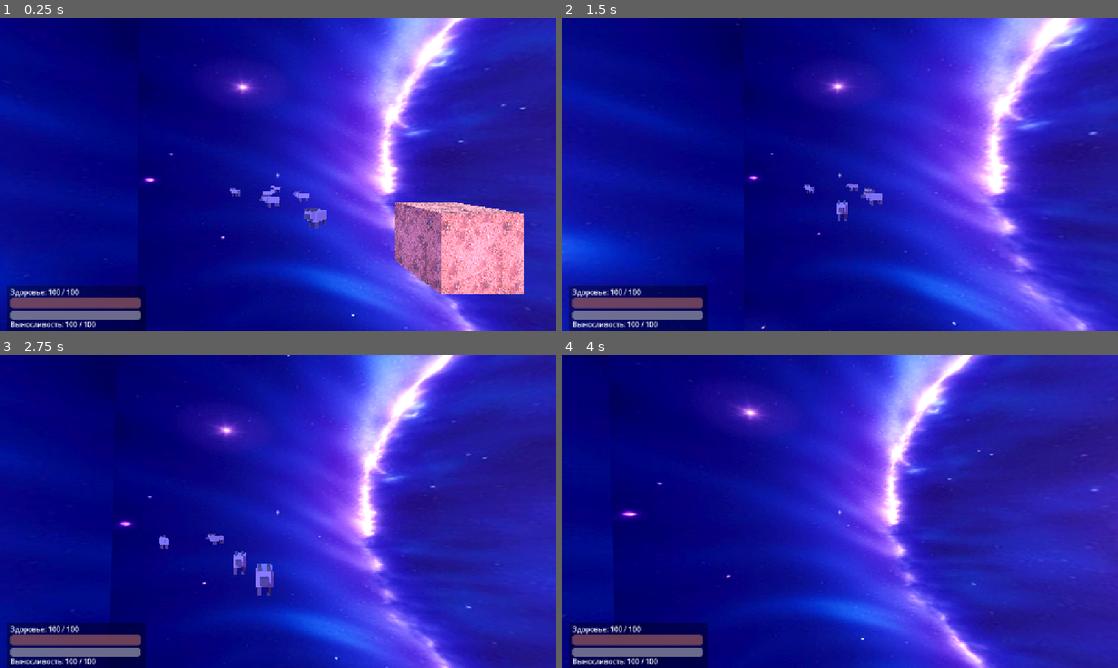
Above: before the commit, frames 1-4 (two rows, left to right).
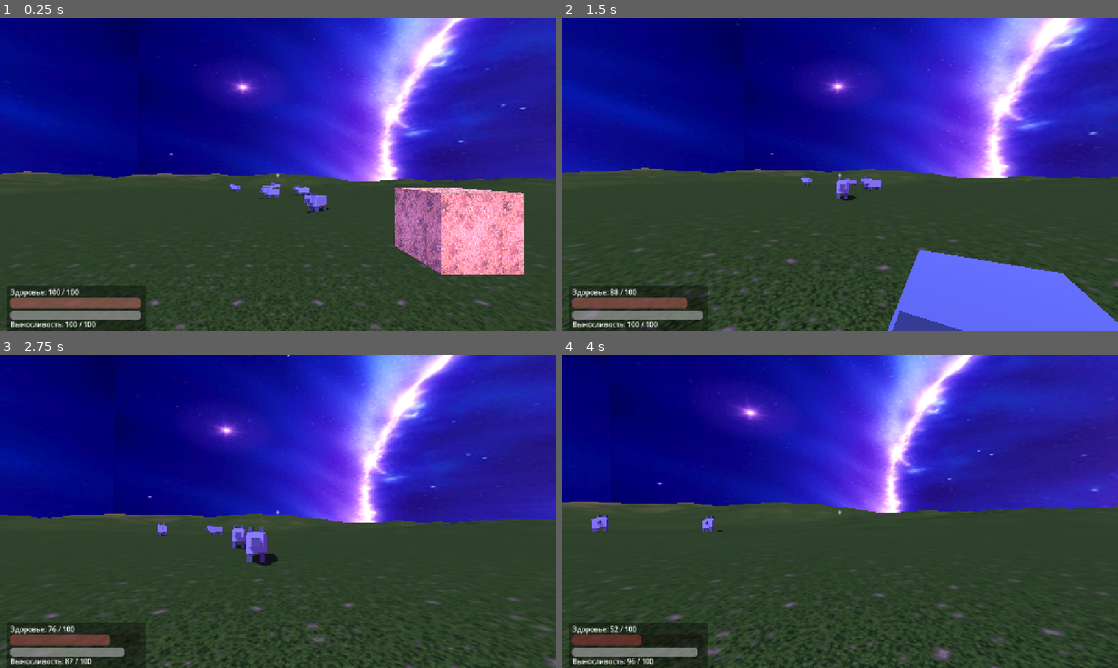
Above: after the commit, the same moments.

Repository: GnomixUltra/ProjectRPGnome
Game: Godot game, scene res://scenes/main.tscn
The game is run twice, just before and just after one commit, with the same random seed, the same clock (stepped at 60 frames per second) and the same inputs.
Inputs (mouse positions are in pixels of both pictures, inside the frame that each line leads up to):
- Up to frame 1 (0.25 s): no input
- Up to frame 2 (1.5 s): tap Enter at 0.5, 1.35 s; move the mouse to (867, 174) at 0.52 s; hold Shift (sprint) 0.53-1.28 s; hold W (move_forward) from 0.53 s (still down); tap Space (jump) at 0.77 s; move the mouse to (812, 174) at 1.27 s
- Up to frame 3 (2.75 s): keep holding W (move_forward); tap Space (jump) at 1.52 s; move the mouse to (289, 505) at 2.02 s; hold Shift (sprint) from 2.03 s (still down)
- Up to frame 4 (4 s): keep holding W (move_forward); move the mouse to (834, 517) at 2.77 s; release Shift (sprint) at 2.78 s; tap Enter at 2.85 s; tap Space (jump) at 3.02, 3.77 s; move the mouse to (878, 514) at 3.52 s; hold Shift (sprint) from 3.53 s (still down)

The runs differ from the first frame. In frame 1, 47% of the frame differs, in the area x 0-100%, y 48-100%; in frame 2, 50%; in frame 3, 48%; in frame 4, 51%, in the area x 0-100%, y 46-100%.
Error before the commit: Parse Error: Cannot infer the type of "fx" variable because the value doesn't have a set type. (res://scripts/terrain.gd:226)

Commit message:
Fix terrain not loading: explicit float casts in noise funcs, deferred add_child for collision and wolves

Diff:
--- a/game/scripts/terrain.gd
+++ b/game/scripts/terrain.gd
@@ -120,7 +120,9 @@
 	if shape_node == null:
 		shape_node = CollisionShape3D.new()
 		shape_node.name = "TerrainCollision"
-		body.add_child(shape_node)
+		# call_deferred: _ready может выполняться, когда parent ещё в фазе setup
+		# (иначе add_child падает с ошибкой и коллизия земли не создаётся).
+		body.add_child.call_deferred(shape_node)
 	shape_node.shape = _build_compound()
 
 
@@ -216,21 +218,23 @@
 
 # ---------- Фрактальный value-шум (CPU) ----------
 static func _hash2(x: float, y: float) -> float:
-	var n := sin(x * 127.1 + y * 311.7 + NOISE_SEED) * 43758.5453
-	return n - floor(n)
+	var n: float = sin(x * 127.1 + y * 311.7 + NOISE_SEED) * 43758.5453
+	return n - float(floor(n))
 
 
 static func _vnoise2(x: float, y: float) -> float:
-	var ix := floor(x)
-	var iy := floor(y)
-	var fx := x - ix
-	var fy := y - iy
+	# floor()/fmod() возвращают Variant — явно приводим к float,
+	# иначе строгие настройки компилятора (untyped_declaration = error) валят скрипт.
+	var ix: float = float(floor(x))
+	var iy: float = float(floor(y))
+	var fx: float = x - ix
+	var fy: float = y - iy
 	fx = fx * fx * (3.0 - 2.0 * fx)
 	fy = fy * fy * (3.0 - 2.0 * fy)
-	var a := _hash2(ix, iy)
-	var b := _hash2(ix + 1.0, iy)
-	var c := _hash2(ix, iy + 1.0)
-	var d := _hash2(ix + 1.0, iy + 1.0)
+	var a: float = _hash2(ix, iy)
+	var b: float = _hash2(ix + 1.0, iy)
+	var c: float = _hash2(ix, iy + 1.0)
+	var d: float = _hash2(ix + 1.0, iy + 1.0)
 	return lerpf(lerpf(a, b, fx), lerpf(c, d, fx), fy)
 
 
--- a/game/scripts/wolf_spawner.gd
+++ b/game/scripts/wolf_spawner.gd
@@ -14,7 +14,8 @@
 	var player := get_tree().get_first_node_in_group("player") as Node3D
 	for i in range(wolf_count):
 		var pos := _random_pos(player)
-		add_child(_make_wolf(pos))
+		# add_child.call_deferred: узел может спавниться, пока дерево ещё в фазе setup.
+		add_child.call_deferred(_make_wolf(pos))
 
 
 func _random_pos(player: Node3D) -> Vector3:
